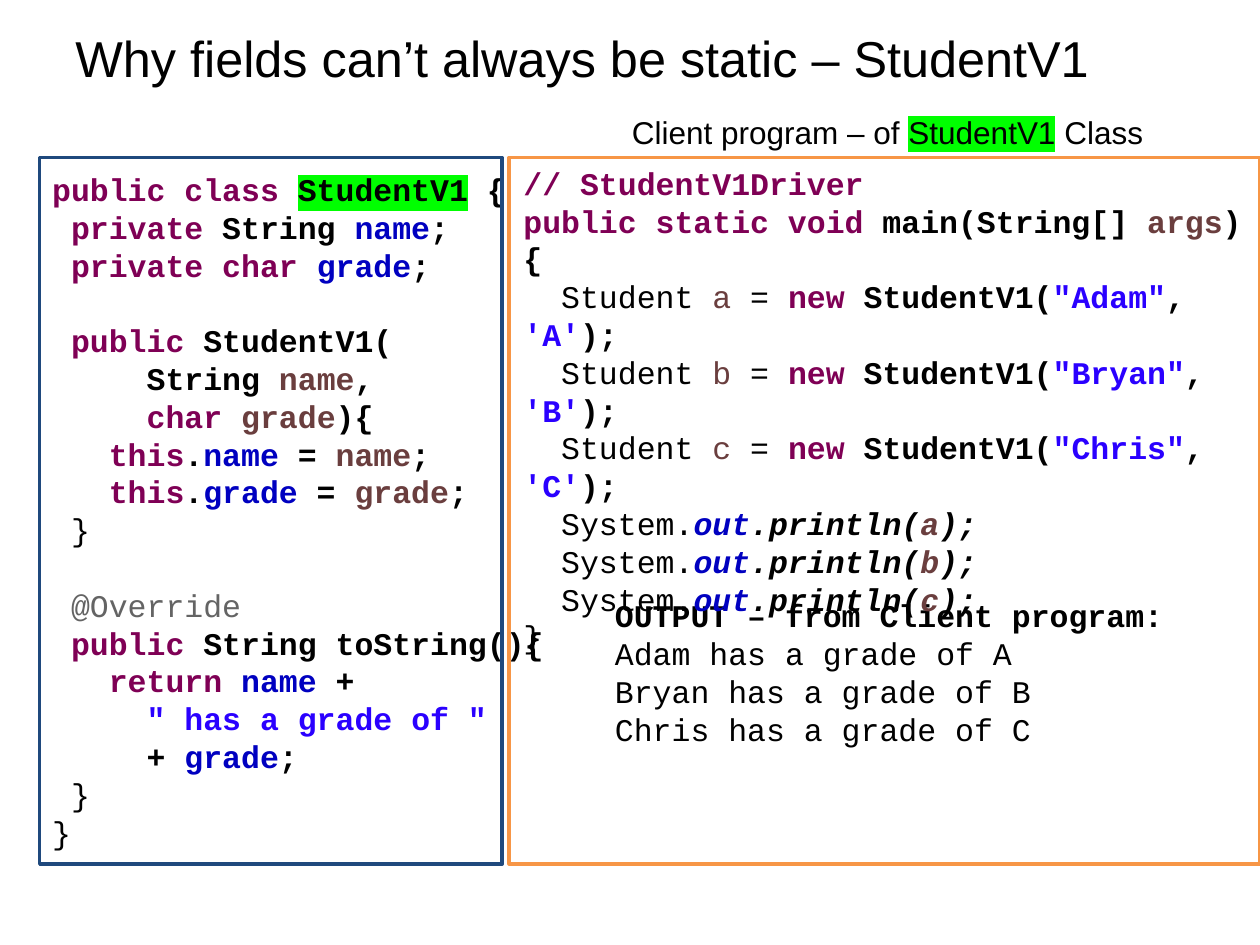
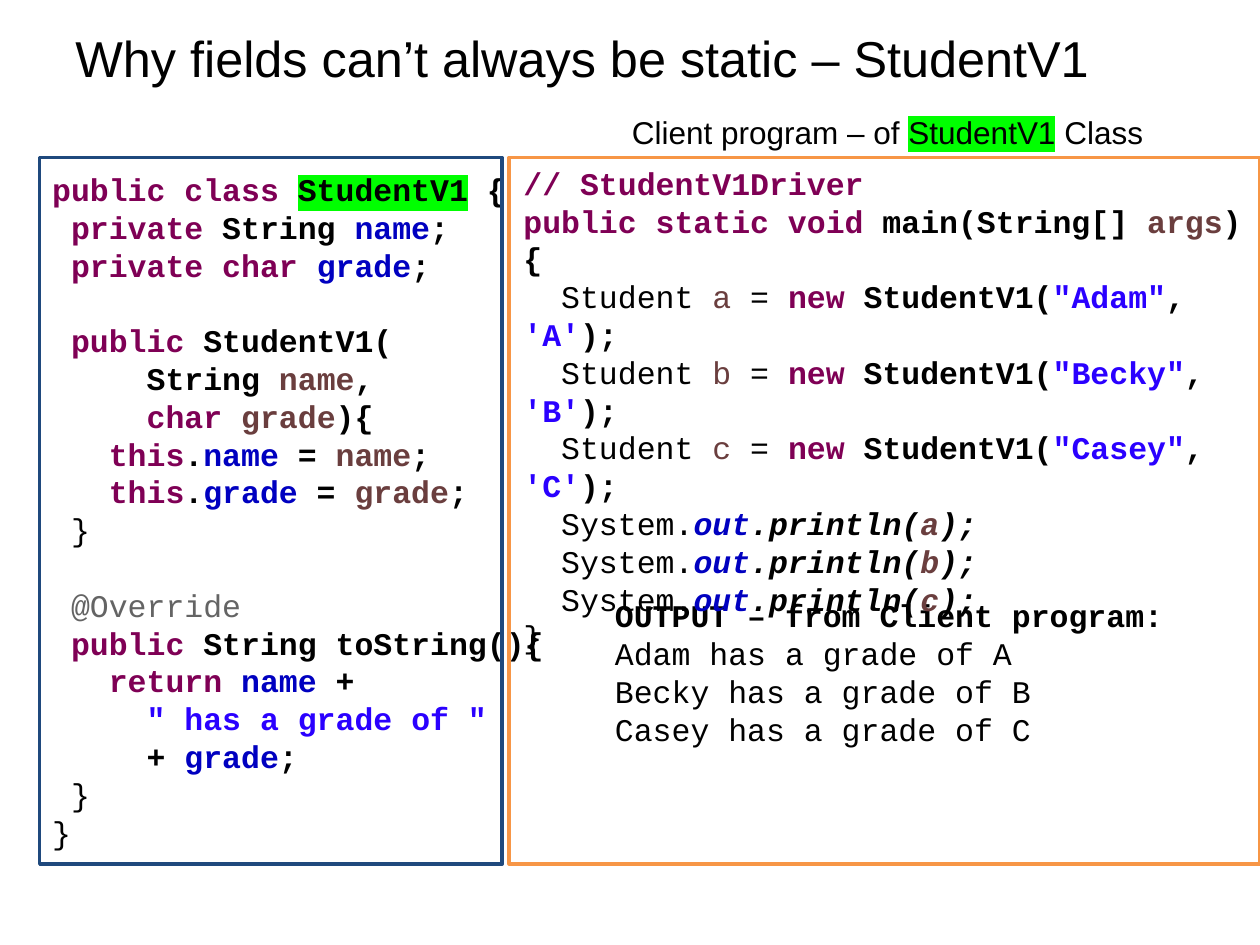
Before and after one commit to RHIT-CSSE/csse220, a slide deck: slide 2 of ClassMaterials/SimpleObjects/Slides/Part3-Statics.pptx. Drawn at 1260x945 pixels with LibreOffice and Linux fonts; fonts in the diff are those of the drawing. Boxes give left, top, right and bottom in pixels: in the first picture for what was removed or moved away, otherwise in the second. Text is boxed around its words. In the diff, an @@ line names an element or a change of style, - is before the commit and + after.

```diff
--- a/ClassMaterials/SimpleObjects/Slides/Part3-Statics.pptx
+++ b/ClassMaterials/SimpleObjects/Slides/Part3-Statics.pptx
@@ text at <box>523,361,1204,504</box>: text changed @@
-Student b = new StudentV1("Bryan", 'B');
-Student c = new StudentV1("Chris", 'C');
+Student b = new StudentV1("Becky", 'B');
+Student c = new StudentV1("Casey", 'C');
@@ text at <box>615,680,1031,748</box>: text changed @@
-Bryan has a grade of B
-Chris has a grade of C
+Becky has a grade of B
+Casey has a grade of C
```
Also in this commit, not shown: 1 other slide changed, 1 other file.
